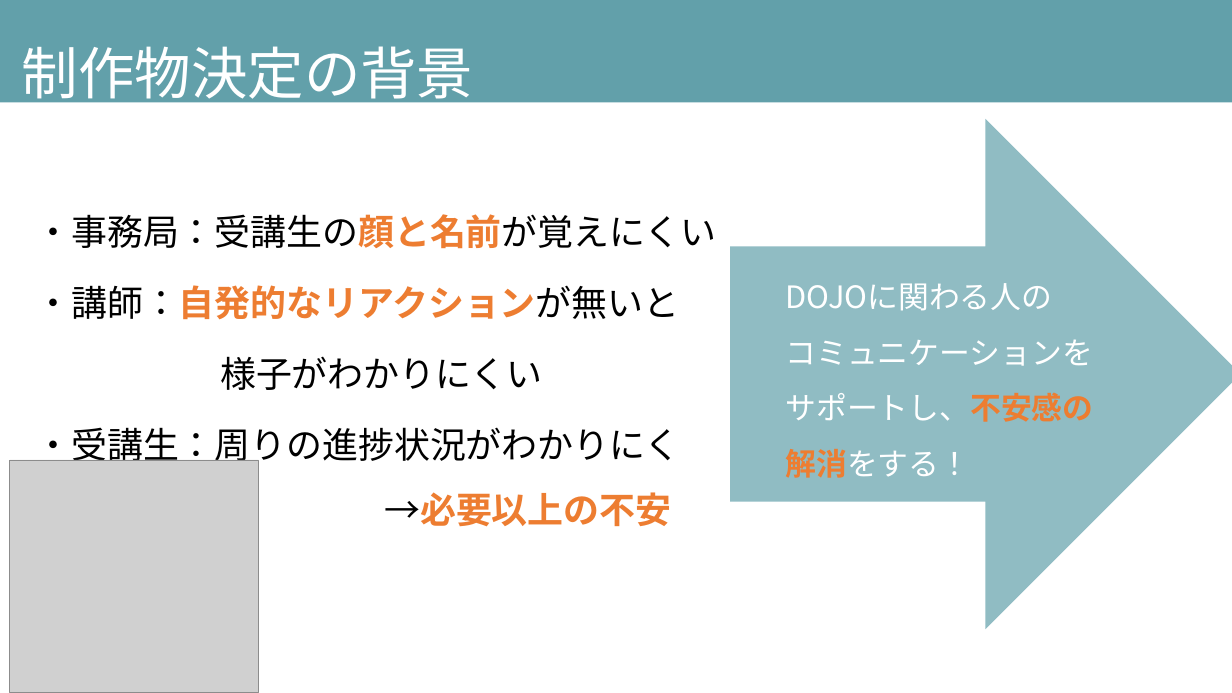
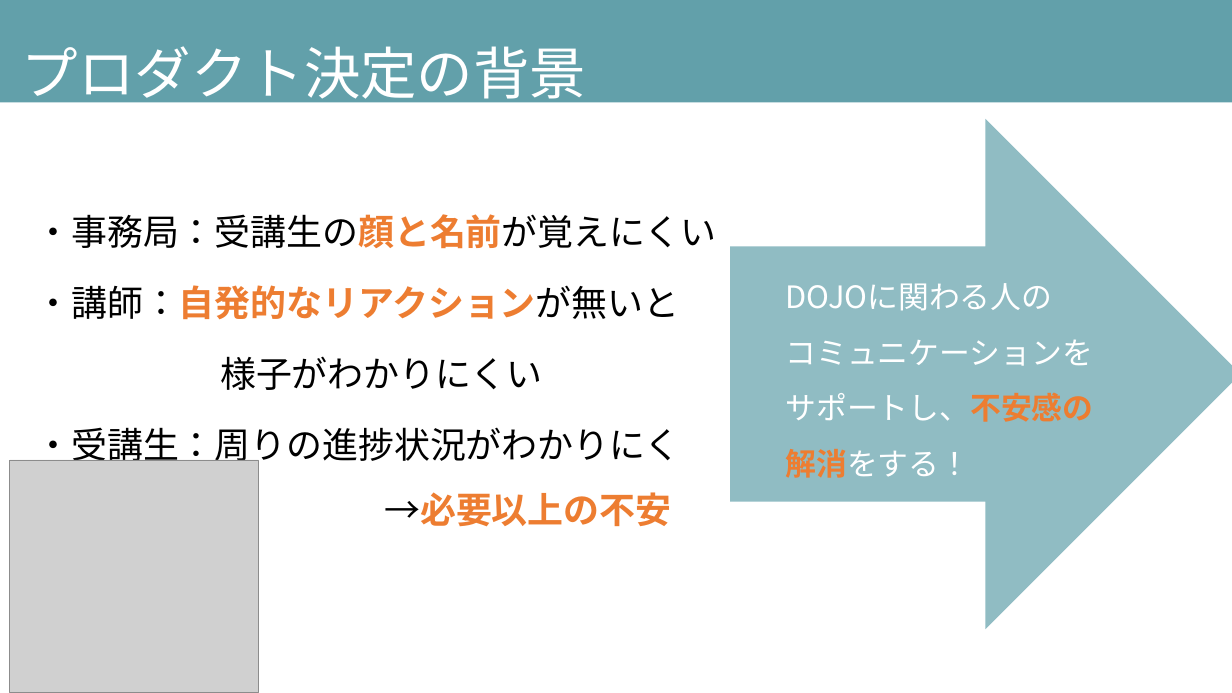
Before and after one commit to DOJO-2021/B-3, a slide deck: slide 6 of documents/発表スライド_ビーチサンダル.pptx. Drawn at 1232x693 pixels with LibreOffice and Linux fonts; fonts in the diff are those of the drawing; grey boxes stand for pictures. Boxes give left, top, right and bottom in pixels: in the first picture for what was removed or moved away, otherwise in the second. Text is boxed around its words. In the diff, an @@ line names an element or a change of style, - is before the commit and + after.

```diff
--- a/documents/発表スライド_ビーチサンダル.pptx
+++ b/documents/発表スライド_ビーチサンダル.pptx
@@ text in rectangle at (x1=22, y1=46, x2=587, y2=109): text changed @@
-制作物決定の背景
+プロダクト決定の背景
```
Also in this commit, not shown: 4 other slides changed, 1 slide added.
